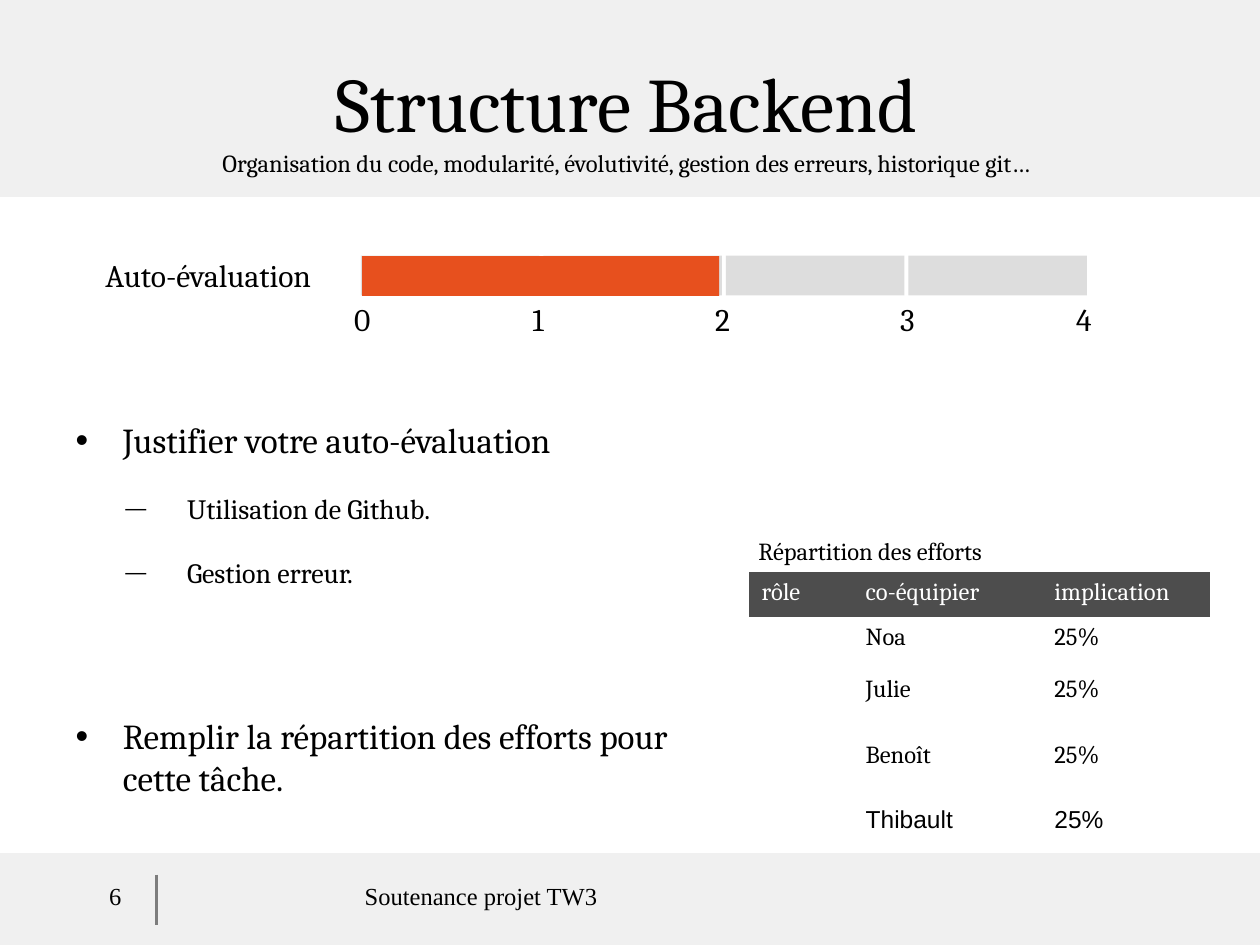
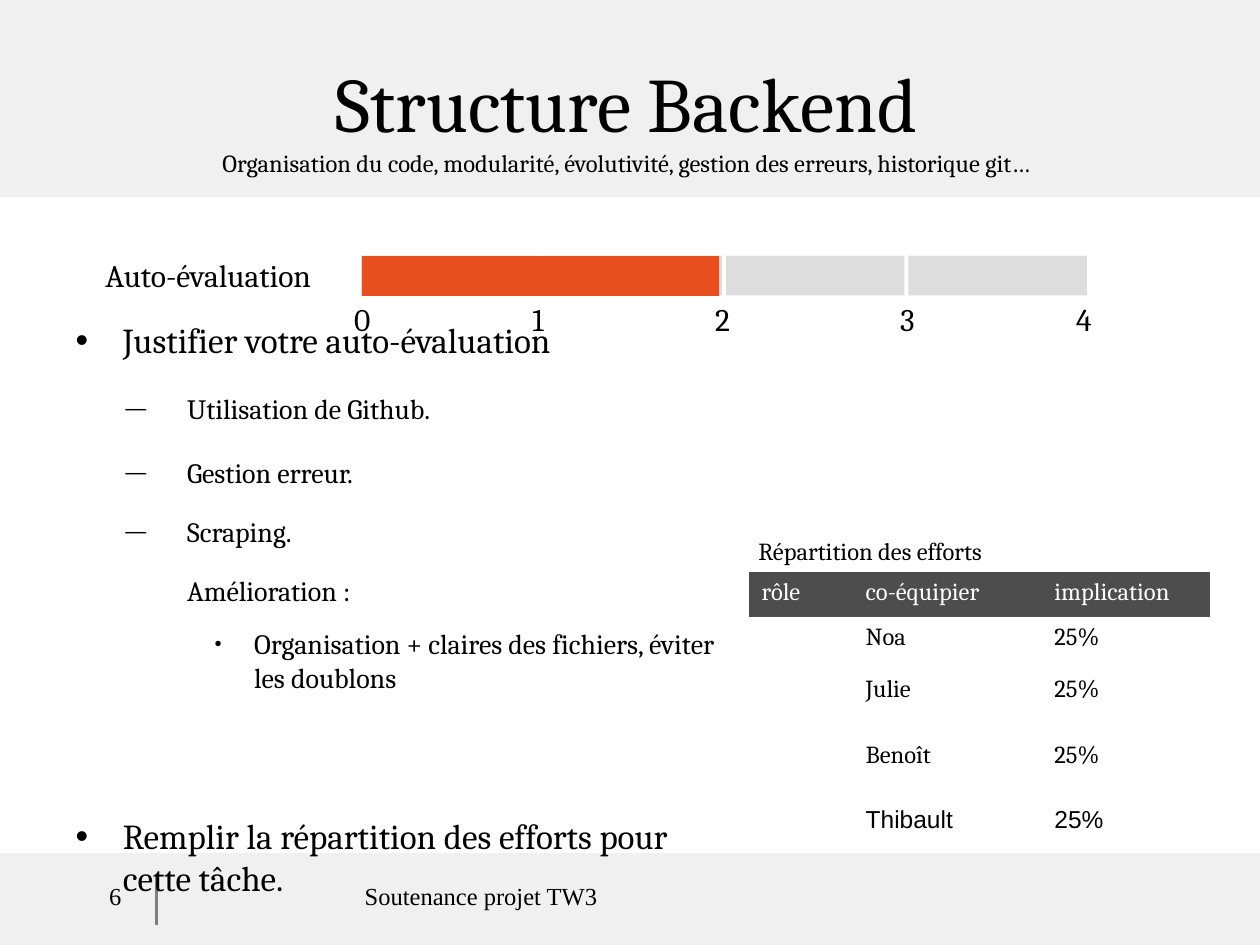
Before and after one commit to Kibanker/projet-tw, a slide deck: slide 6 of modele_soutenance_projet_2024.odp. Drawn at 1260x945 pixels with LibreOffice and Linux fonts; fonts in the diff are those of the drawing; background and template pictures are left out. Boxes give left, top, right and bottom in pixels: in the first picture for what was removed or moved away, otherwise in the second. Text is boxed around its words. In the diff, an @@ line names an element or a change of style, - is before the commit and + after.

```diff
--- a/modele_soutenance_projet_2024.odp
+++ b/modele_soutenance_projet_2024.odp
@@ text at (187, 523, 714, 689): paragraphs added @@
+  — Scraping.
+  Amélioration :
+    ● Organisation + claires des fichiers, éviter les doublons
```
Also in this commit, not shown: 3 other slides changed, 1 other file.
